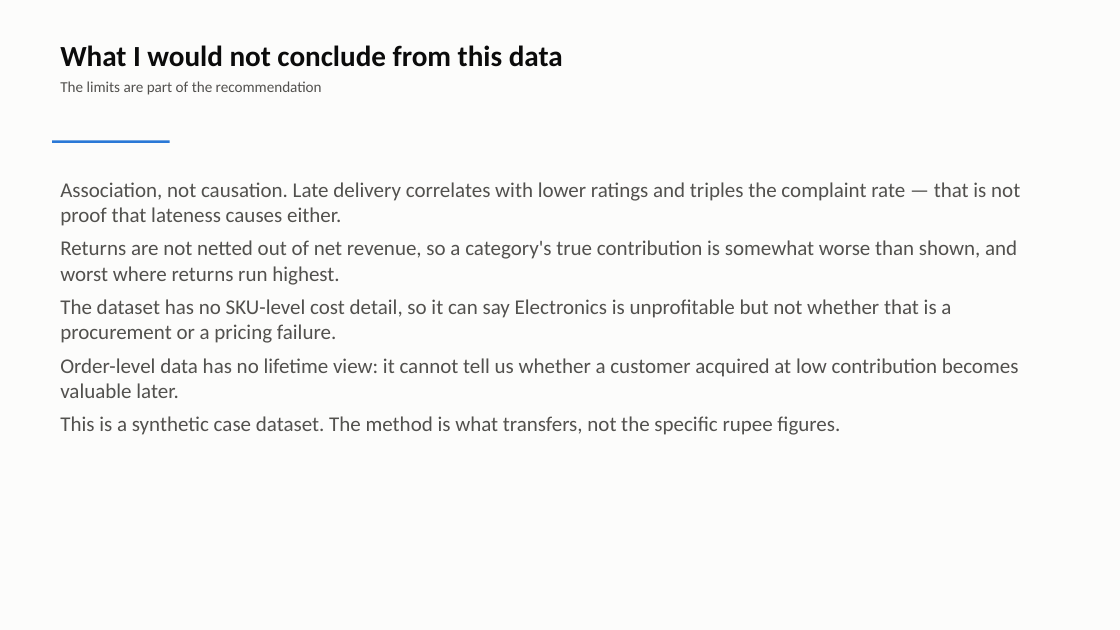
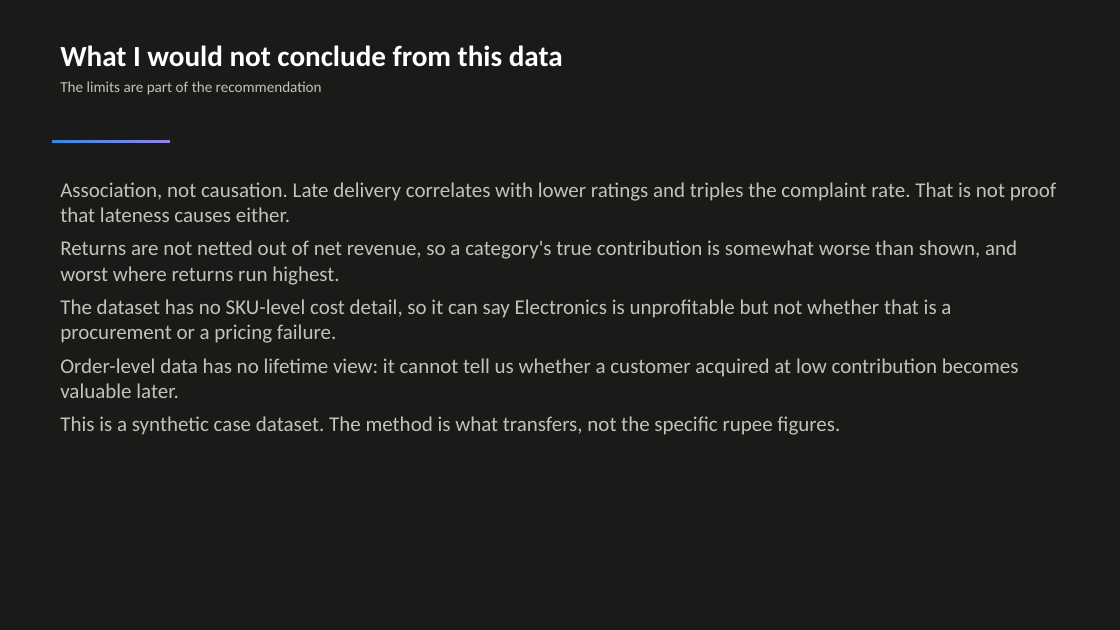
Before and after one commit to saint2706/AuroraCart-Case-Study, a slide deck: slide 17 of deliverables/AuroraCart_Executive_Story.pptx. Drawn at 1120x630 pixels with LibreOffice and Linux fonts; fonts in the diff are those of the drawing. Boxes give left, top, right and bottom in pixels: in the first picture for what was removed or moved away, otherwise in the second. Text is boxed around its words. In the diff, an @@ line names an element or a change of style, - is before the commit and + after.

```diff
--- a/deliverables/AuroraCart_Executive_Story.pptx
+++ b/deliverables/AuroraCart_Executive_Story.pptx
@@ background #FCFCFB to #1A1A19 @@
@@ text "What I would not conclude ..." at [60,45,563,95]: text colour #0B0B0B to #FFFFFF in "What I would not conclude from this ..."; text colour #52514E to #C3C2B7 in "The limits are part of the recommendation" @@
@@ rectangle at [52,140,170,143]: fill #2A78D6 to gradient #3987E5 to #9085E9 @@
@@ text at [60,182,1057,222]: text changed; text colour #52514E to #C3C2B7 @@
-Association, not causation. Late delivery correlates with lower ratings and triples the complaint rate — that is not proof that lateness causes either.
+Association, not causation. Late delivery correlates with lower ratings and triples the complaint rate. That is not proof that lateness causes either.
@@ text at [60,240,1019,435]: text colour #52514E to #C3C2B7 in "Returns are not netted out of net ...", "The dataset has no SKU-level cost detail, ...", "Order-level data has no lifetime view: it ...", "This is a synthetic case dataset. The ..." @@
```
Also in this commit, not shown: 16 other slides changed, 25 other files.
